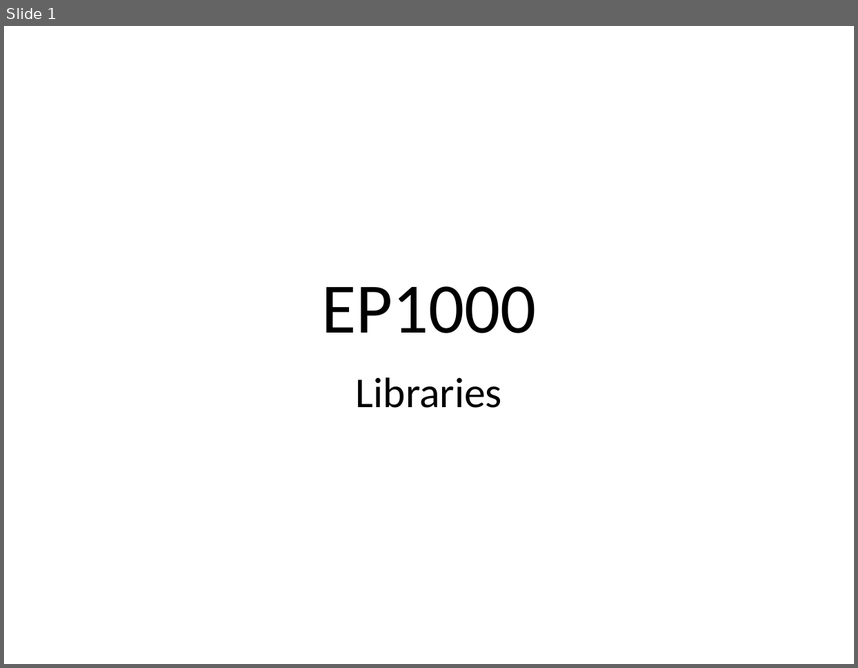
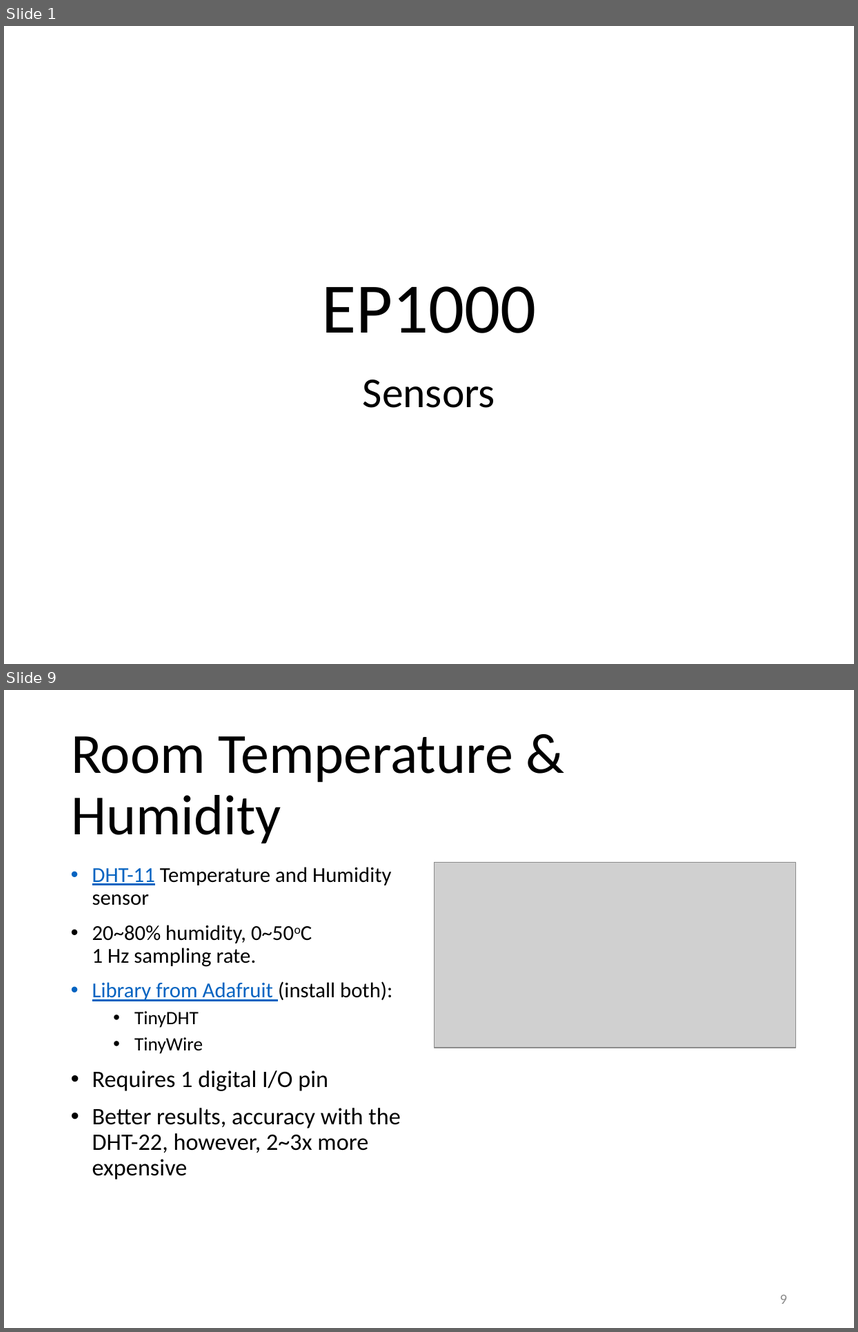
Before and after one commit to RDorville/digfab, a slide deck: presentations/ep1000_sensors/ep1000_sensors.pptx. Shown one above the other, each under a label of ours: slide 1 before the commit, slides 1 and 9 after it; the slides between them are not shown. The pictures are 858x668 and 858x1332 pixels, drawn with LibreOffice and Linux fonts; fonts in the diff are those of the drawing; grey boxes stand for pictures; background and template pictures are left out. Boxes give left, top, right and bottom in pixels: in the first picture for what was removed or moved away, otherwise in the second. Text is boxed around its words. In the diff, an @@ line names an element or a change of style, - is before the commit and + after.

Commit message:
added ep1000 sensors

```diff
--- a/presentations/ep1000_sensors/ep1000_sensors.pptx
+++ b/presentations/ep1000_sensors/ep1000_sensors.pptx
@@ slide 9 added at [4,690,854,1328], background #FFFFFF @@
@@ title added at [71,736,513,844], 48 pt, text #000000 @@
+Room Temperature & Humidity
@@ text added at [92,867,400,1179], 18 pt, text #000000 @@
+• DHT-11 Temperature and Humidity sensor
+• 20~80% humidity, 0~50oC
+  1 Hz sampling rate.
+• Library from Adafruit (install both):
+  • TinyDHT
+  • TinyWire
+• Requires 1 digital I/O pin
+• Better results, accuracy with the DHT-22, however, 2~3x more expensive
@@ picture added at [434,862,795,1048] @@
@@ page number added at [780,1294,787,1303], 12 pt, text #8C8C8C @@
+9
@@ slide 1 changed as well @@
@@ subtitle at [363,379,495,408]: text changed @@
-Libraries
+Sensors
```
Also in this commit, not shown: 2 other slides changed, 12 other slides added, 6 slides removed, 11 other files.
